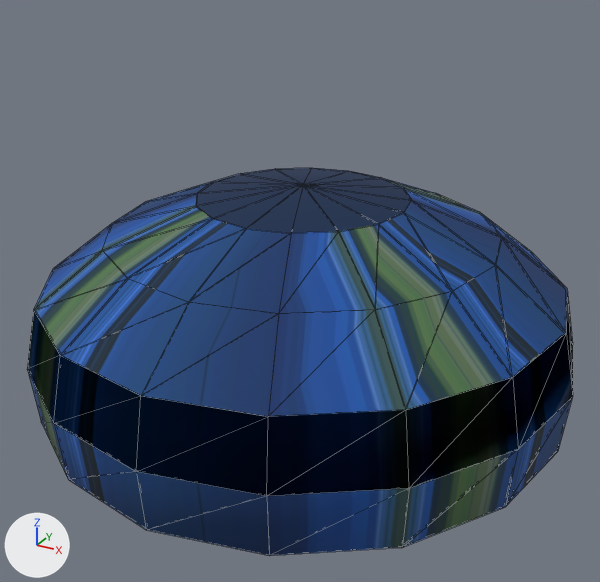
An edit to the OBJ model NewSonicThing/res/Models/Levels/MetalHarbor/Sky/SkySpheroid.obj, drawn before and after from the same camera.
The view is the same before and after, from a camera (50 mm lens) standing at (3065.0, -5623.0, 3666.0) and looking at (43.0, -127.0, 918.0). The axes (+X, +Y, +Z) are drawn at lower left. The lights are the same throughout. Mesh edges are drawn as thin lines. Where no turn or scale is listed for an object, it has been applied to the vertices.

In view in the first picture: 'SkySpheroid'.
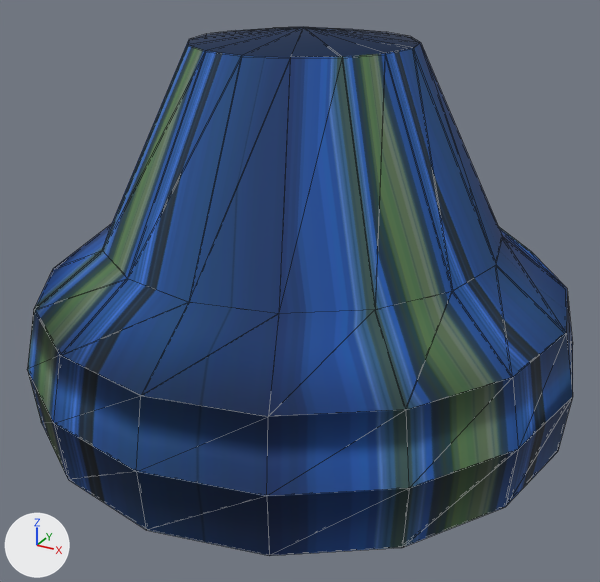
Boxes (x1, y1, x2, y2) around the edits, measured in the pictures (600 x 582 px; the box of a moved part takes in the faces that stretch with it):
'SkySpheroid', reshaped (36% taller): before (27, 168, 573, 556); after (27, 27, 573, 556)
part 1 of me_skyspheroid, moved or reshaped: before (102, 168, 503, 313); after (102, 27, 503, 313)

What changed in the scene script:
```text
Change me_skyspheroid:
    where me_skyspheroid.from_pydata(...)  # 228 vertices, 448 faces; spans x -2263.0..2263.0, y -2263.0..2263.0, z -545.0..1785.0
    used by ob_skyspheroid; location = (0.0, 0.0, 0.0)
    me_skyspheroid part 1: all 34 vertices in x -866.0..866.0, y -866.0..866.0, z 1676.0..1785.0 are moved by (0.0, 0.0, 1200.0)
```
